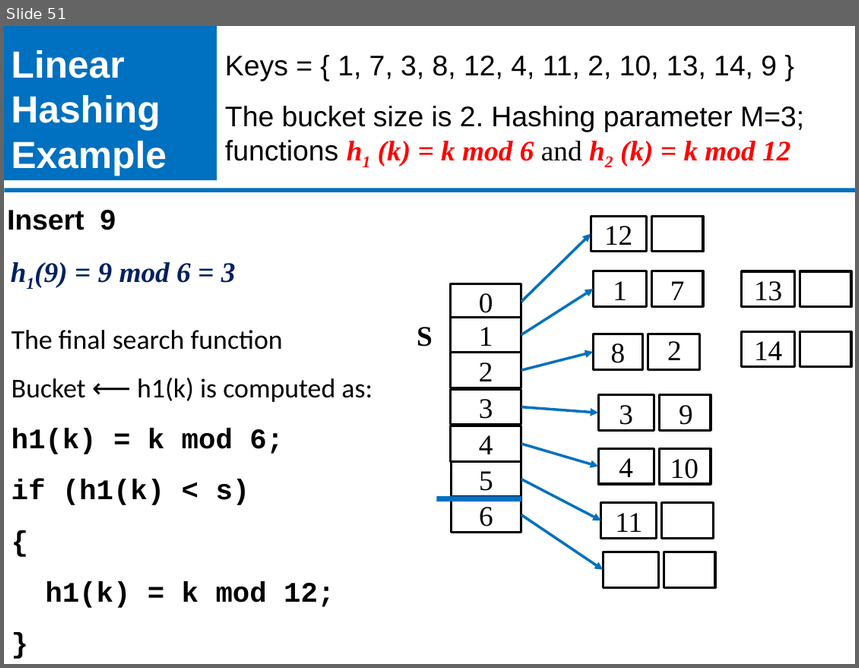
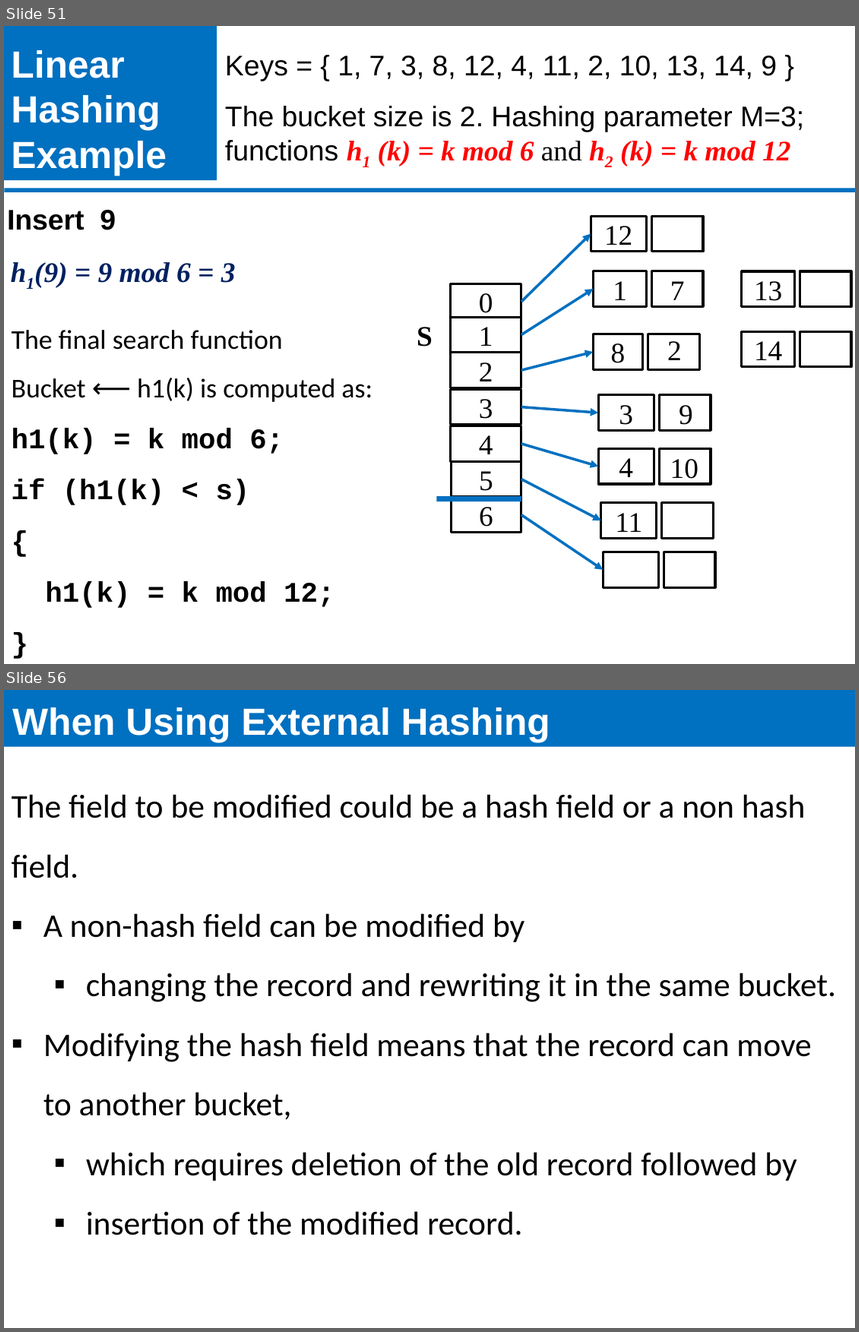
Before and after one commit to ECEG4191/Lecture-Slides, a slide deck: 8.4 Hashing Techniques.pptx. Shown one above the other, each under a label of ours: slide 51 before the commit, slides 51 and 56 after it; the slides between them are not shown. The pictures are 859x668 and 859x1332 pixels, drawn with LibreOffice and Linux fonts; fonts in the diff are those of the drawing; grey boxes stand for pictures; background and template pictures are left out. Boxes give left, top, right and bottom in pixels: in the first picture for what was removed or moved away, otherwise in the second. Text is boxed around its words. In the diff, an @@ line names an element or a change of style, - is before the commit and + after.

```diff
--- a/8.4 Hashing Techniques.pptx
+++ b/8.4 Hashing Techniques.pptx
@@ slide 56 added at box(4, 690, 855, 1328), background #FFFFFF @@
@@ title added at box(4, 690, 855, 747), fill #0070C0, 32 pt, text #FFFFFF, bold @@
+When Using External Hashing
@@ text added at box(12, 794, 836, 1236), 28 pt, text #000000 @@
+The field to be modified could be a hash field or a non hash field.
+▪ A non-hash field can be modified by
+  ▪ changing the record and rewriting it in the same bucket.
+▪ Modifying the hash field means that the record can move to another bucket,
+  ▪ which requires deletion of the old record followed by
+  ▪ insertion of the modified record.
```
Also in this commit, not shown: 4 slides changed, 4 other slides added.
